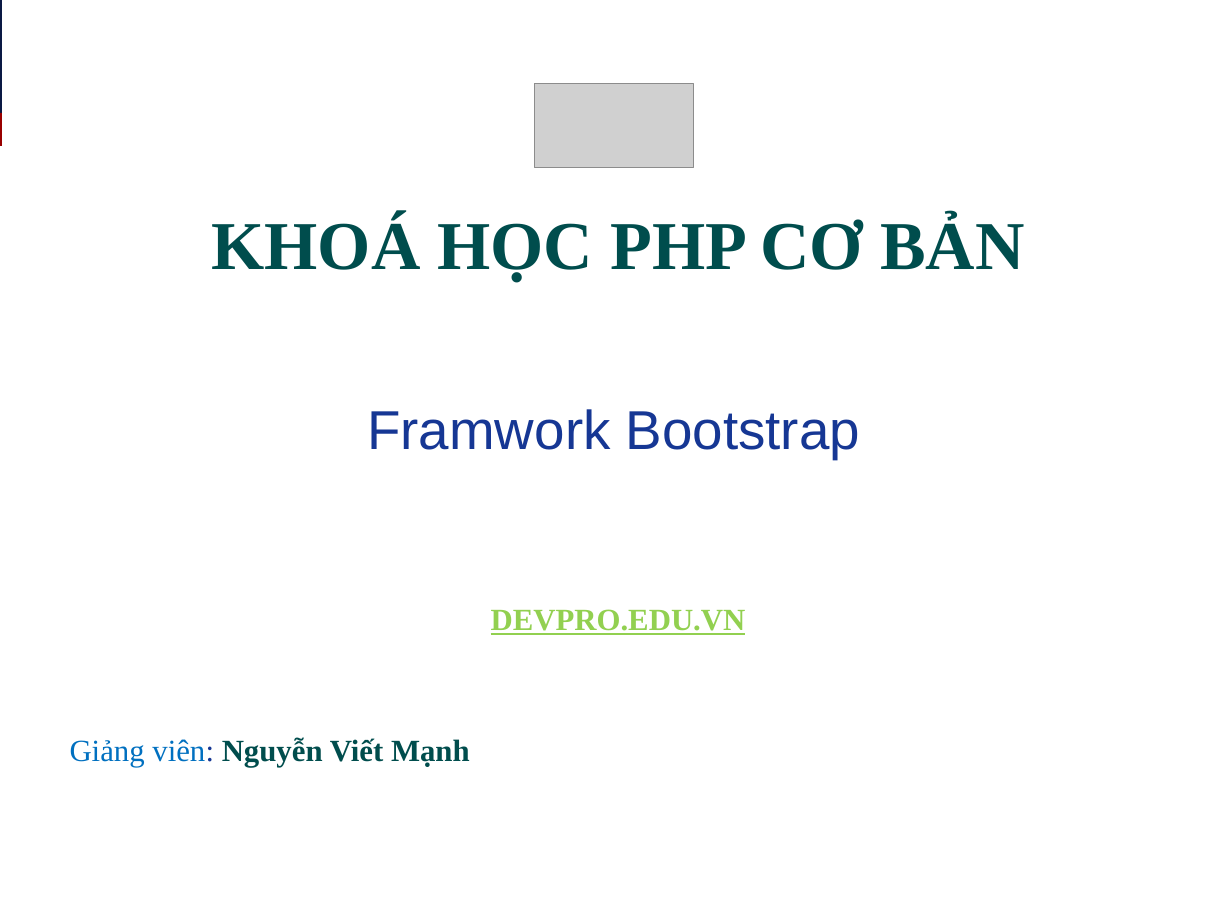
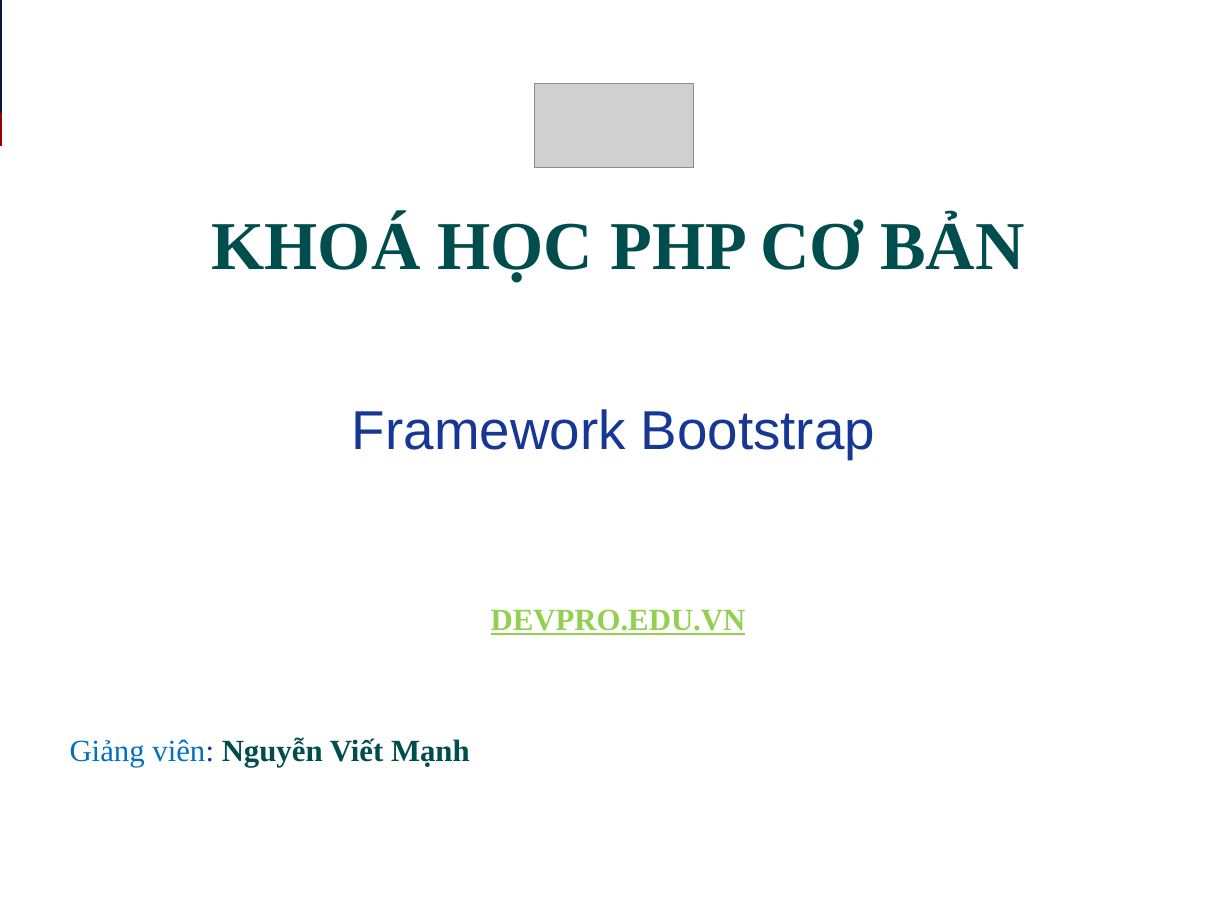
Before and after one commit to melng124/php39_devpro, a slide deck: slide 1 of Day4_Bootstrap/Slide_bai_giang/Bootstrap.ppt. Drawn at 1232x924 pixels with LibreOffice and Linux fonts; fonts in the diff are those of the drawing; grey boxes stand for pictures. Boxes give left, top, right and bottom in pixels: in the first picture for what was removed or moved away, otherwise in the second. Text is boxed around its words. In the diff, an @@ line names an element or a change of style, - is before the commit and + after.

Commit message:
Bootstrap Day 4

```diff
--- a/Day4_Bootstrap/Slide_bai_giang/Bootstrap.ppt
+++ b/Day4_Bootstrap/Slide_bai_giang/Bootstrap.ppt
@@ text at <box>352,409,875,459</box>: text changed @@
-Framwork Bootstrap
+Framework Bootstrap
```
Also in this commit, not shown: 8 other files.
